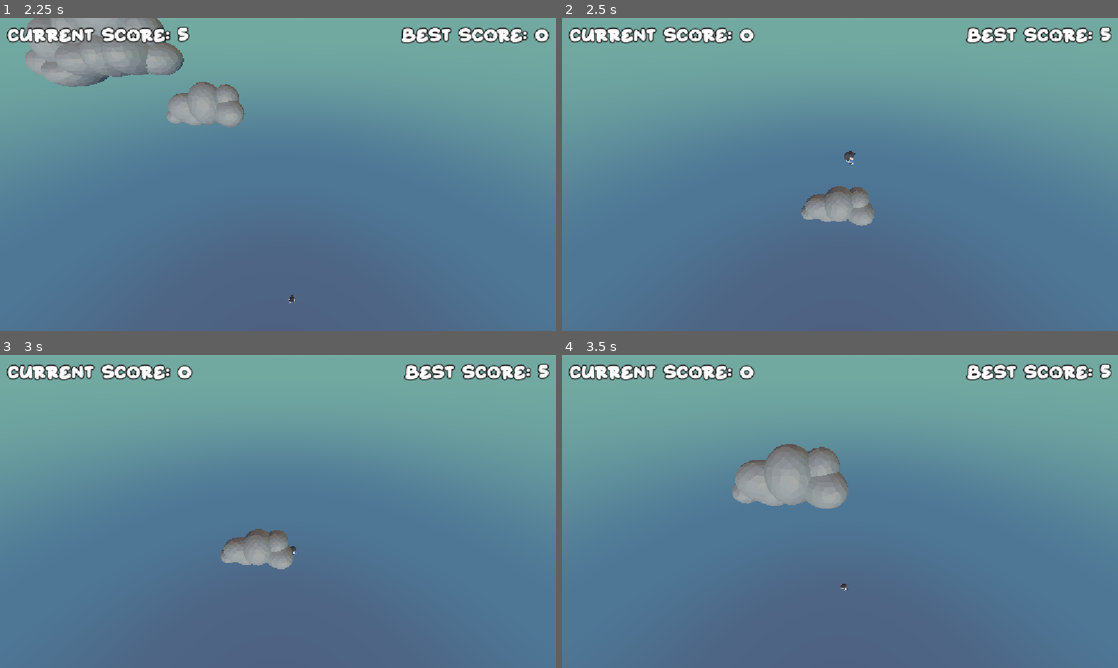
Above: before the commit, frames 1-4 (two rows, left to right).
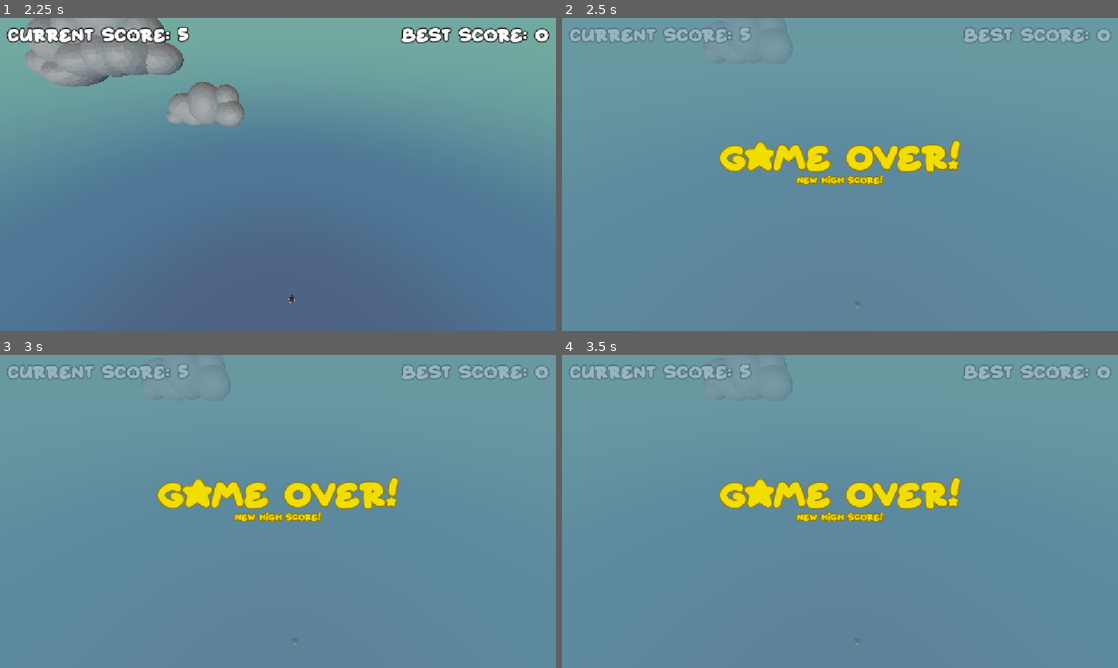
Above: after the commit, the same moments.

Repository: laisammy/sky-pogo
Game: Godot game, scene res://Scenes/Game/Game.tscn
Same seed, same stepped clock (60 frames per second), same inputs: the game is played once before the commit and once after it.
Inputs:
- Up to frame 1 (2.25 s): tap Enter at 0.5 s; hold D (right) 0.53-1.28 s; tap Alt at 0.6, 2.1 s; hold S (down) 1.28-2.03 s; tap Shift at 1.35 s; hold D (right) from 2.03 s (still down)
- Up to frame 2 (2.5 s): keep holding D (right)
- Up to frame 3 (3 s): release D (right) at 2.78 s; hold W (up) from 2.78 s (still down); tap Shift at 2.85 s
- Up to frame 4 (3.5 s): keep holding W (up)

Frame 1 is identical in both runs. In frame 2, 26% of the frame differs, in the area x 1-99%, y 0-100%; in frame 3, 26%; in frame 4, 27%.

Commit message:
Added game over screen

Diff:
--- a/Scenes/Game/game.gd
+++ b/Scenes/Game/game.gd
@@ -1,6 +1,9 @@
 extends Node
+
+func _ready() -> void:
+	get_tree().paused = false
 
 func _on_floor_body_entered(body: Node3D) -> void:
 	if body is Player:
 		SignalHub.emit_game_over()
-		get_tree().call_deferred("reload_current_scene")
+		get_tree().paused = true
--- a/Scenes/HUD/hud.gd
+++ b/Scenes/HUD/hud.gd
@@ -2,9 +2,16 @@
 
 @onready var score_label: Label = $MarginContainer/scoreLabel
 @onready var best_label: Label = $MarginContainer/bestLabel
+@onready var game_over: ColorRect = $gameOver
+@onready var new_high_score: Label = $gameOver/VBoxContainer/newHighScore
+@onready var keep_it_up: Label = $gameOver/VBoxContainer/keepItUp
 
 var hsr: highScoreResource = highScoreResource.load_or_create()
 var currentScore: int = 0
+
+func _unhandled_input(event: InputEvent) -> void:
+	if event.is_action_pressed("reload"):
+		get_tree().reload_current_scene()
 
 func _enter_tree() -> void:
 	SignalHub.new_height_reached.connect(new_height_reached)
@@ -23,4 +30,7 @@
 	score_label.text = "Current Score: " + str(currentScore)
 
 func gameOver() -> void:
-	hsr.check_and_update(currentScore)
+	if hsr.check_and_update(currentScore):
+		new_high_score.show()
+		keep_it_up.hide()
+	game_over.show()
--- a/Scenes/HUD/hud.tscn
+++ b/Scenes/HUD/hud.tscn
@@ -2,8 +2,23 @@
 
 [ext_resource type="Script" uid="uid://txh042p0kvqa" path="res://Scenes/HUD/hud.gd" id="1_5aai8"]
 [ext_resource type="LabelSettings" uid="uid://dlnauqaodij6g" path="res://Resources/labelWhite32.tres" id="1_33i1w"]
+[ext_resource type="FontFile" uid="uid://d3r15sdf7klk5" path="res://Assets/Fonts/Starborn.otf" id="3_a56j6"]
+
+[sub_resource type="LabelSettings" id="LabelSettings_k83ni"]
+font = ExtResource("3_a56j6")
+font_size = 64
+font_color = Color(0.9451261, 0.8665631, 0, 1)
+outline_size = 10
+outline_color = Color(0.57535046, 0.46672422, 0, 1)
+
+[sub_resource type="LabelSettings" id="LabelSettings_a56j6"]
+font = ExtResource("3_a56j6")
+font_color = Color(0.9451261, 0.8665631, 0, 1)
+outline_size = 10
+outline_color = Color(0.57535046, 0.46672422, 0, 1)
 
 [node name="HUD" type="Control" unique_id=599714304]
+process_mode = 3
 layout_mode = 3
 anchors_preset = 15
 anchor_right = 1.0
@@ -37,3 +52,45 @@
 size_flags_vertical = 0
 text = "Current Score: 0"
 label_settings = ExtResource("1_33i1w")
+
+[node name="gameOver" type="ColorRect" parent="." unique_id=543121906]
+visible = false
+layout_mode = 1
+anchors_preset = 15
+anchor_right = 1.0
+anchor_bottom = 1.0
+grow_horizontal = 2
+grow_vertical = 2
+color = Color(0.39215687, 0.57254905, 0.63529414, 0.6784314)
+
+[node name="VBoxContainer" type="VBoxContainer" parent="gameOver" unique_id=881365174]
+layout_mode = 1
+anchors_preset = 8
+anchor_left = 0.5
+anchor_top = 0.5
+anchor_right = 0.5
+anchor_bottom = 0.5
+offset_left = -250.0
+offset_top = -74.0
+offset_right = 250.0
+offset_bottom = 74.0
+grow_horizontal = 2
+grow_vertical = 2
+
+[node name="gameOverLabel" type="Label" parent="gameOver/VBoxContainer" unique_id=1418571733]
+layout_mode = 2
+text = "game Over!"
+label_settings = SubResource("LabelSettings_k83ni")
+
+[node name="newHighScore" type="Label" parent="gameOver/VBoxContainer" unique_id=1536402081]
+visible = false
+layout_mode = 2
+text = "New High Score!"
+label_settings = SubResource("LabelSettings_a56j6")
+horizontal_alignment = 1
+
+[node name="keepItUp" type="Label" parent="gameOver/VBoxContainer" unique_id=1995839719]
+layout_mode = 2
+text = "Keep going!"
+label_settings = SubResource("LabelSettings_a56j6")
+horizontal_alignment = 1
--- a/project.godot
+++ b/project.godot
@@ -69,6 +69,11 @@
 "events": [Object(InputEventKey,"resource_local_to_scene":false,"resource_name":"","device":-1,"window_id":0,"alt_press …(195 unchanged characters)…
 ]
 }
+reload={
+"deadzone": 0.2,
+"events": [Object(InputEventKey,"resource_local_to_scene":false,"resource_name":"","device":-1,"window_id":0,"alt_pressed":false,"shift_pressed":false,"ctrl_pressed":false,"meta_pressed":false,"pressed":false,"keycode":0,"physical_keycode":82,"key_label":0,"unicode":114,"location":0,"echo":false,"script":null)
+]
+}
 
 [physics]
 
